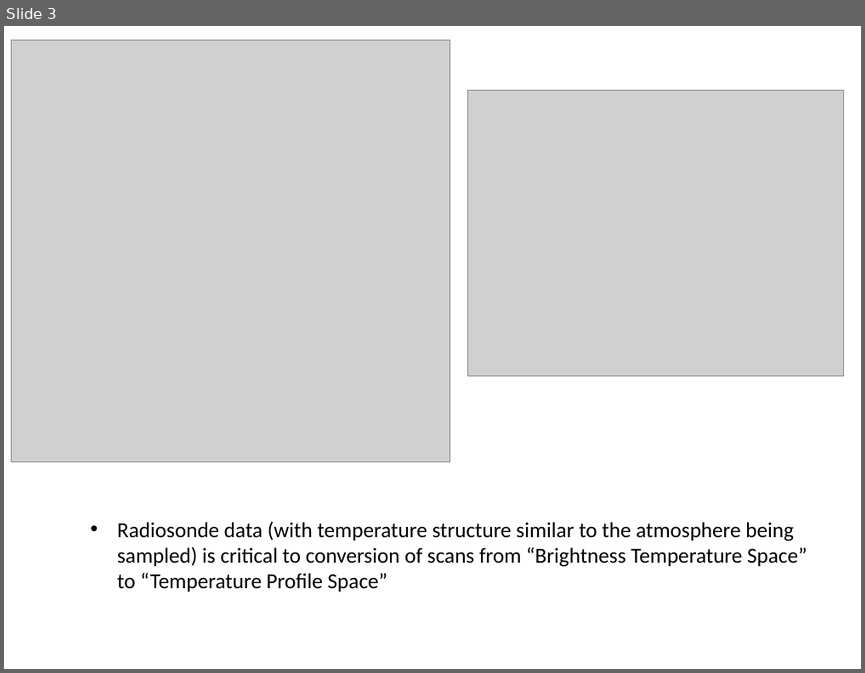
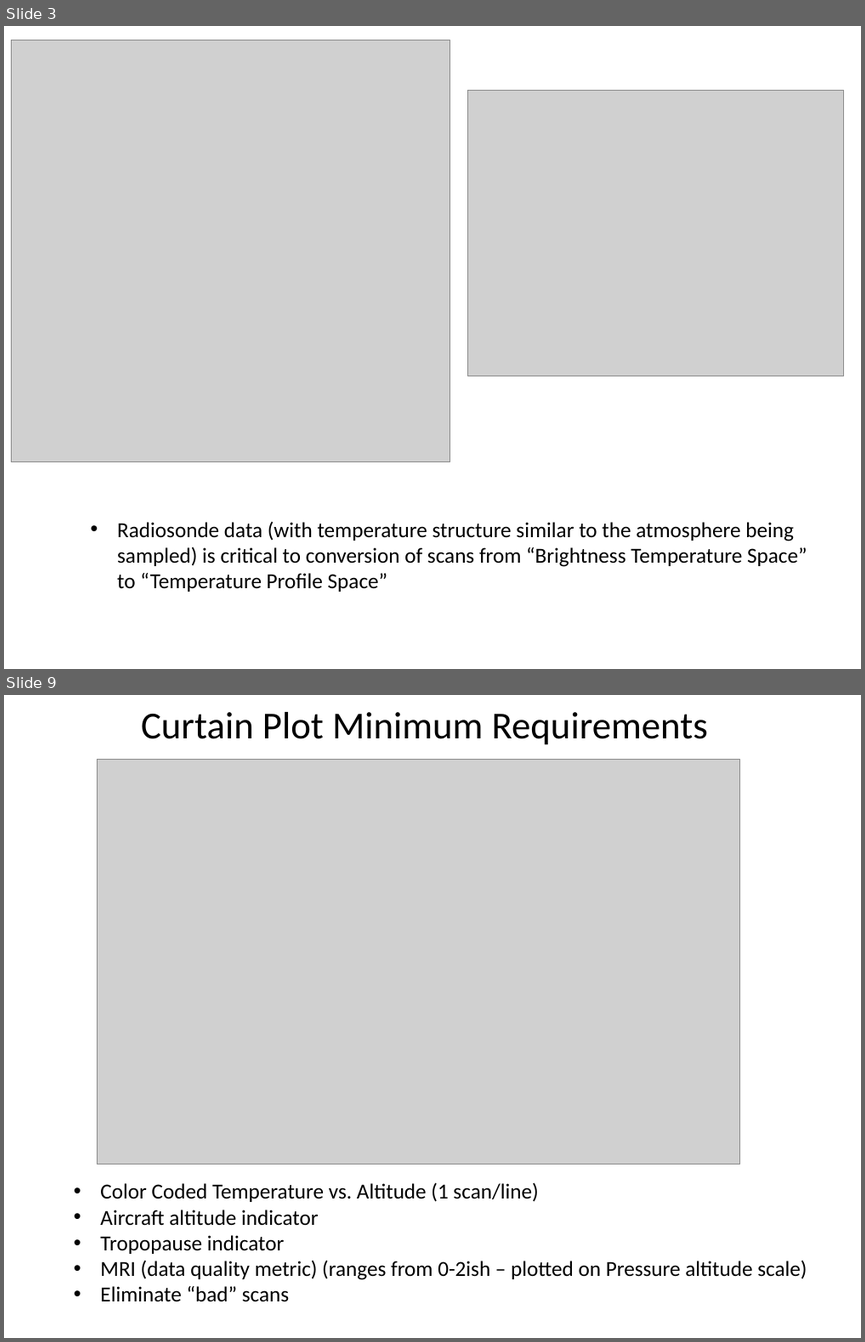
Before and after one commit to NCAR/nimbus, a slide deck: instruments/mtp/doc/MTP_Brainstorming_Mar_2015.pptx. Shown one above the other, each under a label of ours: slide 3 before the commit, slides 3 and 9 after it; the slides between them are not shown. The pictures are 865x673 and 865x1342 pixels, drawn with LibreOffice and Linux fonts; fonts in the diff are those of the drawing; grey boxes stand for pictures. Boxes give left, top, right and bottom in pixels: in the first picture for what was removed or moved away, otherwise in the second. Text is boxed around its words. In the diff, an @@ line names an element or a change of style, - is before the commit and + after.

```diff
--- a/instruments/mtp/doc/MTP_Brainstorming_Mar_2015.pptx
+++ b/instruments/mtp/doc/MTP_Brainstorming_Mar_2015.pptx
@@ slide 9 added at box(4, 695, 861, 1338), background #FFFFFF @@
@@ text added at box(141, 712, 708, 745), 32 pt, text #000000 @@
+Curtain Plot Minimum Requirements
@@ picture added at box(97, 760, 739, 1163) @@
@@ text added at box(100, 1182, 806, 1302), 18 pt, text #000000 @@
+• Color Coded Temperature vs. Altitude (1 scan/line)
+• Aircraft altitude indicator
+• Tropopause indicator
+• MRI (data quality metric) (ranges from 0-2ish – plotted on Pressure altitude scale)
+• Eliminate “bad” scans
```
Also in this commit, not shown: 4 slides changed, 3 other slides added.
